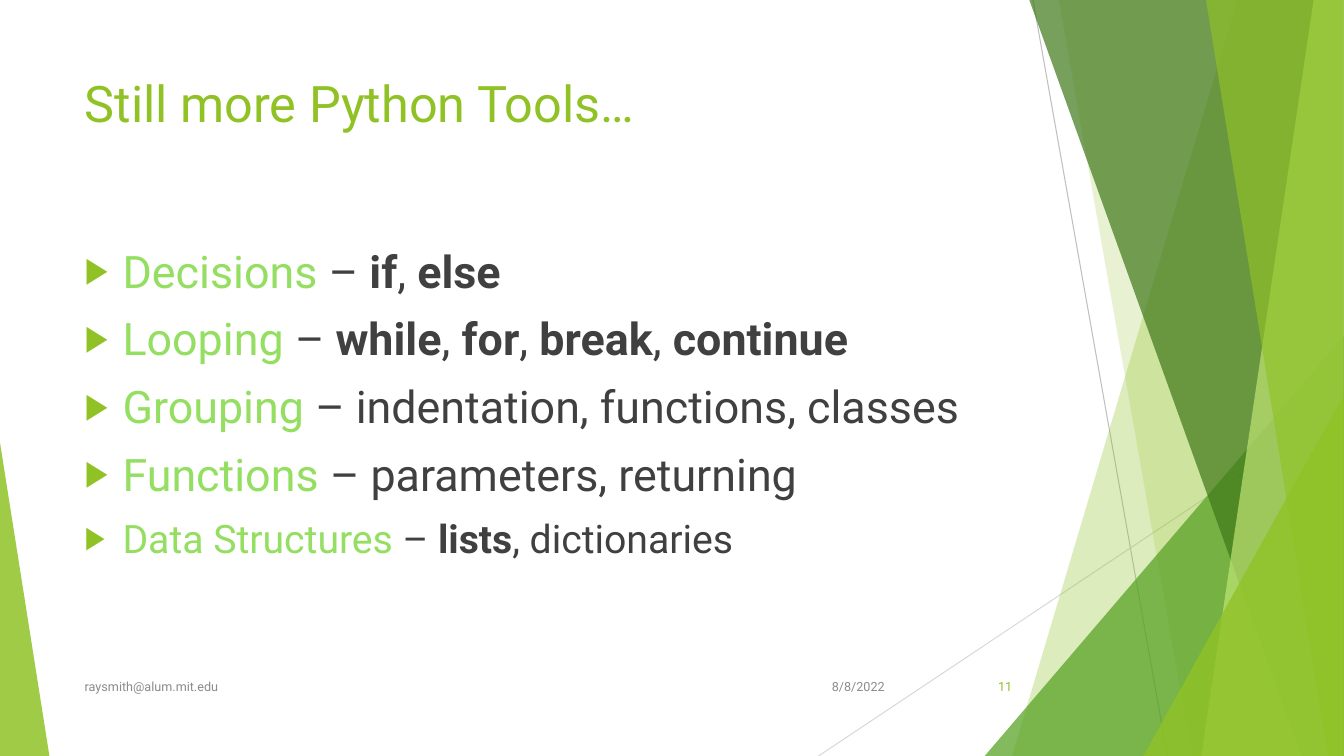
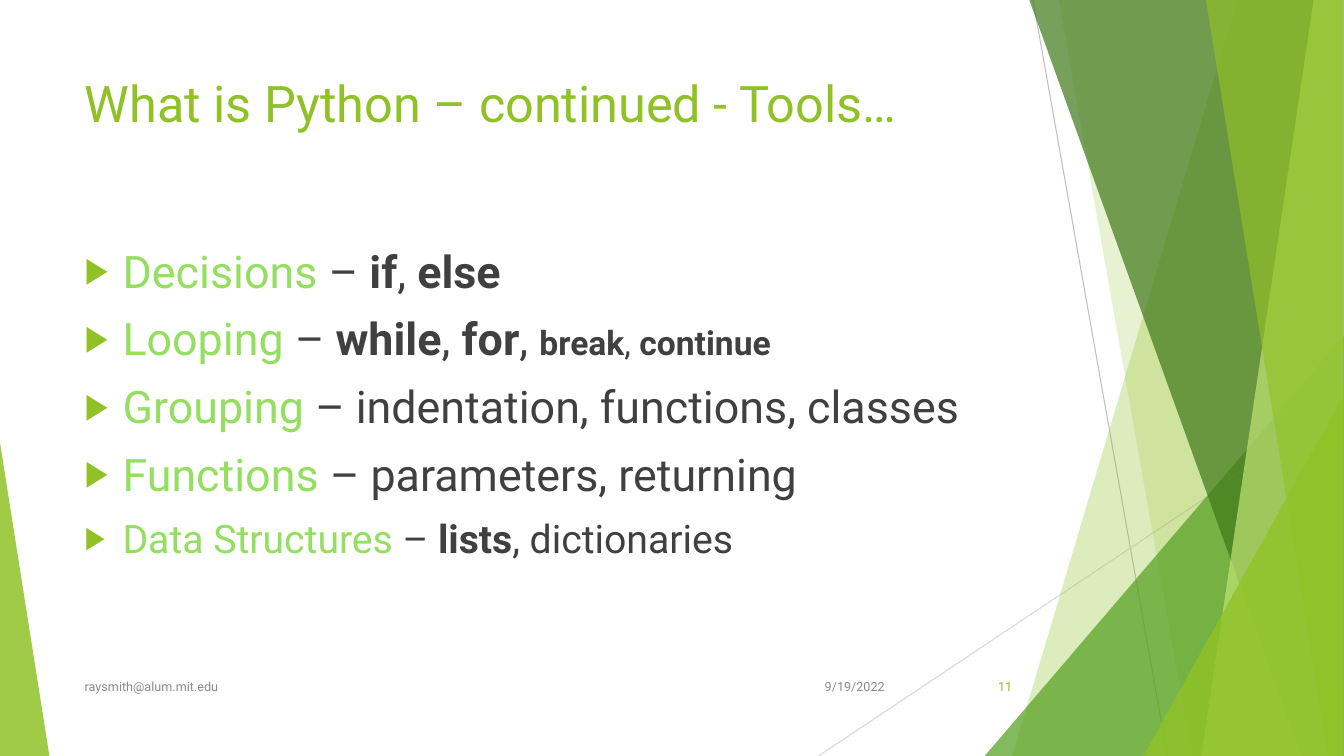
Before and after one commit to raysmith619/Introduction-To-Programming, a slide deck: slide 11 of presentation/Class_2_Ideas_Tools_Functions/Class2_Ideas_Tools_Functions.pptx. Drawn at 1344x756 pixels with LibreOffice and Linux fonts; fonts in the diff are those of the drawing. Boxes give left, top, right and bottom in pixels: in the first picture for what was removed or moved away, otherwise in the second. Text is boxed around its words. In the diff, an @@ line names an element or a change of style, - is before the commit and + after.

```diff
--- a/presentation/Class_2_Ideas_Tools_Functions/Class2_Ideas_Tools_Functions.pptx
+++ b/presentation/Class_2_Ideas_Tools_Functions/Class2_Ideas_Tools_Functions.pptx
@@ title at (85, 84, 896, 133): text changed @@
-Still more Python Tools…
+What is Python – continued - Tools…
@@ text at (123, 321, 770, 365): size 32 to 24 pt in "break, continue" @@
@@ text at (825, 682, 885, 692): text changed @@
-8/8/2022
+9/19/2022
```
Also in this commit, not shown: 50 other slides changed, 3 slides added.
